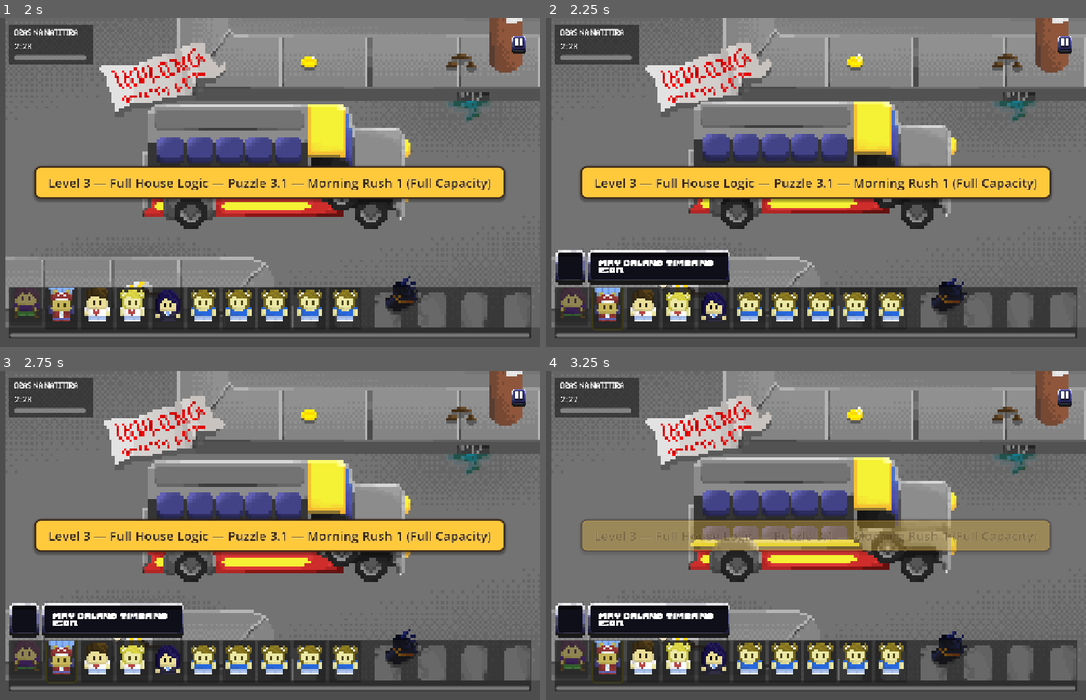
Above: before the commit, frames 1-4 (two rows, left to right).
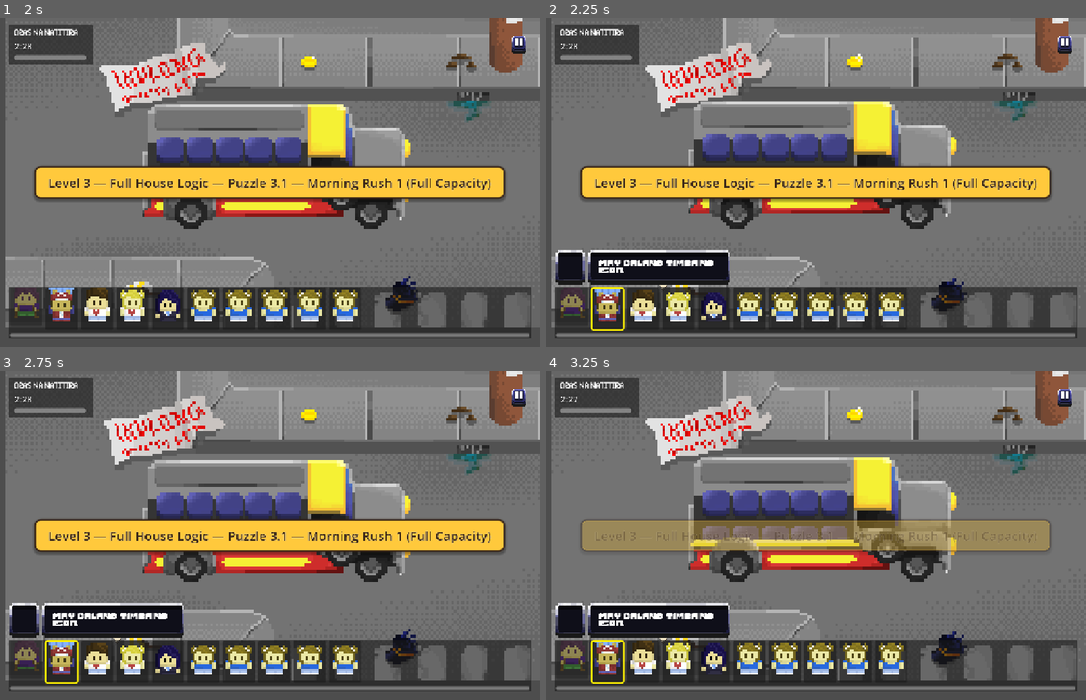
Above: after the commit, the same moments.

Repository: pol-xy/Tabi-Tabi
Game: Godot game, scene res://Scenes/Main/MainMenu.tscn
Same seed, same stepped clock (60 frames per second), same inputs: the game is played once before the commit and once after it.
Inputs (mouse positions are in pixels of both pictures, inside the frame that each line leads up to):
- Up to frame 1 (2 s): tap Enter (ui_accept) at 0.5, 0.77 s; move the mouse to (388, 166) at 0.52 s; hold Right (ui_right) 0.53-1.25 s; click (388, 166) at 0.67 s; drag from (162, 198) to (243, 248) at 1.27 s
- Up to frame 2 (2.25 s): move the mouse to (870, 110) at 2.02 s; hold Right (ui_right) from 2.03 s (still down)
- Up to frame 3 (2.75 s): keep holding Right (ui_right)
- Up to frame 4 (3.25 s): release Right (ui_right) at 2.75 s; drag from (789, 601) to (654, 486) at 2.77 s

Frame 1 is identical in both runs. In frame 2, 0.2% of the frame differs, in the area x 8-15%, y 81-96%; in frame 3, 0.2%; in frame 4, 0.2%.

Commit message:
fix: reparent selector to HUD CanvasLayer and add padding to prevent visual clipping

Diff:
--- a/scripts/main_jeepney.gd
+++ b/scripts/main_jeepney.gd
@@ -112,8 +112,8 @@
 	style.corner_radius_bottom_right = 6
 
 	selector_cursor.add_theme_stylebox_override("panel", style)
-	if _grid_container:
-		_grid_container.add_child(selector_cursor)
+	if hud:
+		hud.add_child(selector_cursor)
 	_update_selector_position()
 
 func _update_selector_position() -> void:
@@ -122,16 +122,16 @@
 
 	if is_in_queue_panel:
 		# --- Navigate Queue Panel ---
-		var hud = GameManager.hud
-		if hud and hud.queue_panel:
-			var queue_panel = hud.queue_panel
+		var hud_node = GameManager.hud
+		if hud_node and hud_node.queue_panel:
+			var queue_panel = hud_node.queue_panel
 			if not queue_panel._cards.is_empty():
 				selected_queue_index = clamp(selected_queue_index, 0, queue_panel._cards.size() - 1)
 				var card = queue_panel._cards[selected_queue_index]
 				if card and is_instance_valid(card):
-					# Position selection box exactly over the queue card using global coordinates
-					selector_cursor.global_position = card.global_position
-					selector_cursor.size = card.size
+					# Position selection box over the queue card on the HUD canvas
+					selector_cursor.global_position = card.global_position - Vector2(2, 2)
+					selector_cursor.size = card.size + Vector2(4, 4)
 					selector_cursor.show()
 
 					# Focus the bubble on this queue card's passenger
@@ -143,8 +143,8 @@
 		# Allow free navigation to all seats (occupied or empty)
 		var seat = _get_seat_node(selected_row, selected_col)
 		if seat:
-			selector_cursor.global_position = seat.global_position
-			selector_cursor.size = seat.size
+			selector_cursor.global_position = seat.global_position - Vector2(2, 2)
+			selector_cursor.size = seat.size + Vector2(4, 4)
 			selector_cursor.show()
 		else:
 			selector_cursor.hide()
